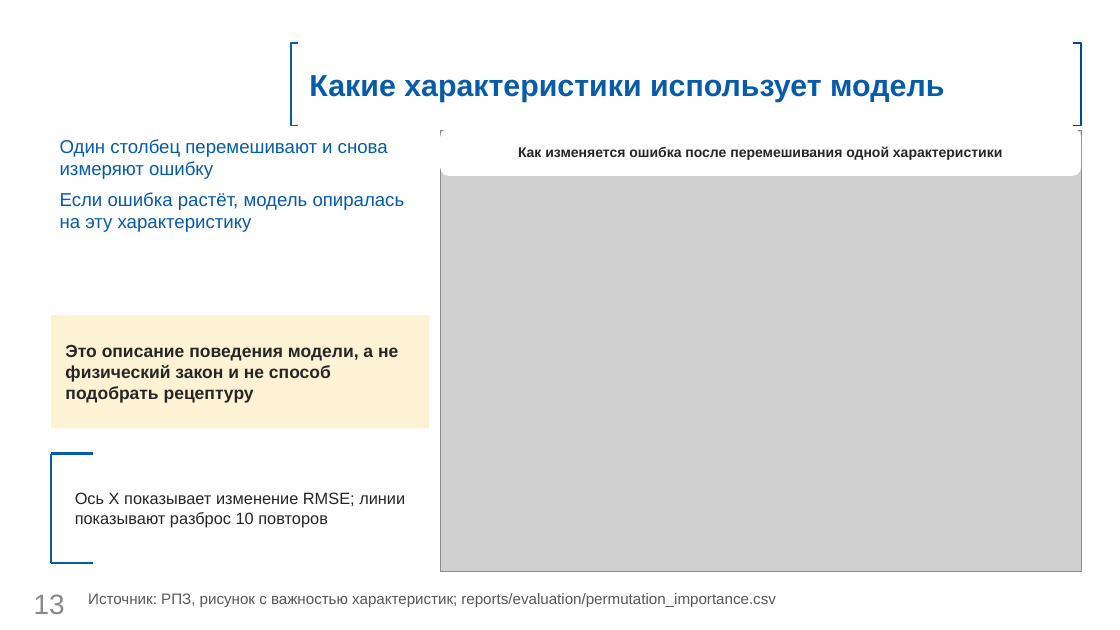
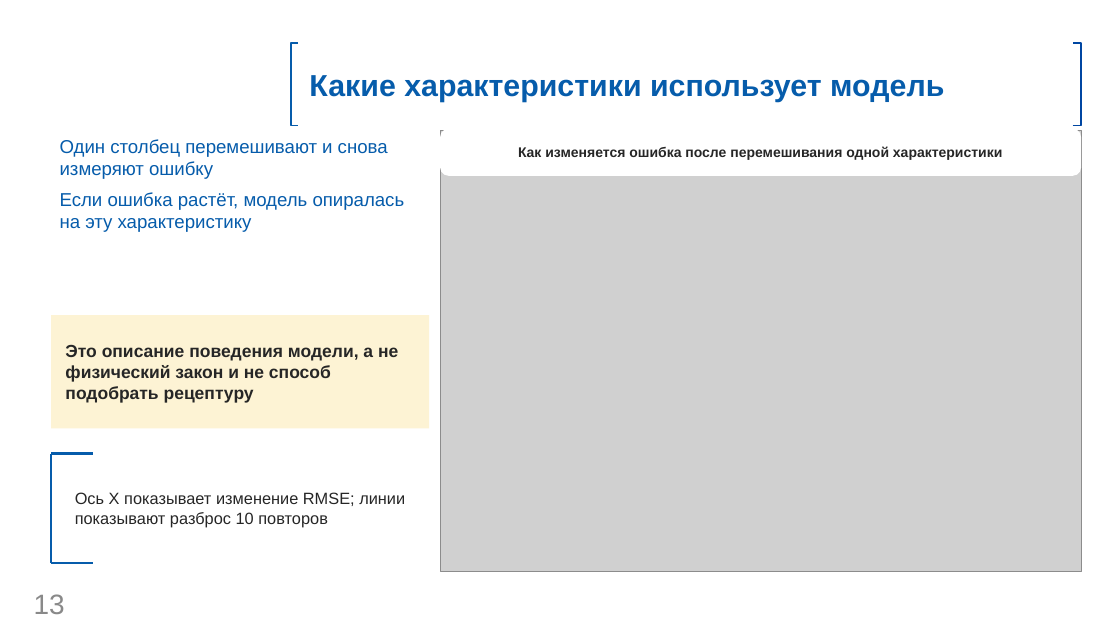
Before and after one commit to fpvcstep/composites-property-prediction, a slide deck: slide 13 of presentation/Презентация.pptx. Drawn at 1120x630 pixels with LibreOffice and Linux fonts; fonts in the diff are those of the drawing; grey boxes stand for pictures; background and template pictures are left out. Boxes give left, top, right and bottom in pixels: in the first picture for what was removed or moved away, otherwise in the second. Text is boxed around its words. In the diff, an @@ line names an element or a change of style, - is before the commit and + after.

```diff
--- a/presentation/Презентация.pptx
+++ b/presentation/Презентация.pptx
@@ text removed at box(88, 593, 776, 607) @@
-Источник: РПЗ, рисунок с важностью характеристик; reports/evaluation/permutation_importance.csv
```
Also in this commit, not shown: 13 other slides changed, 1 other file.
